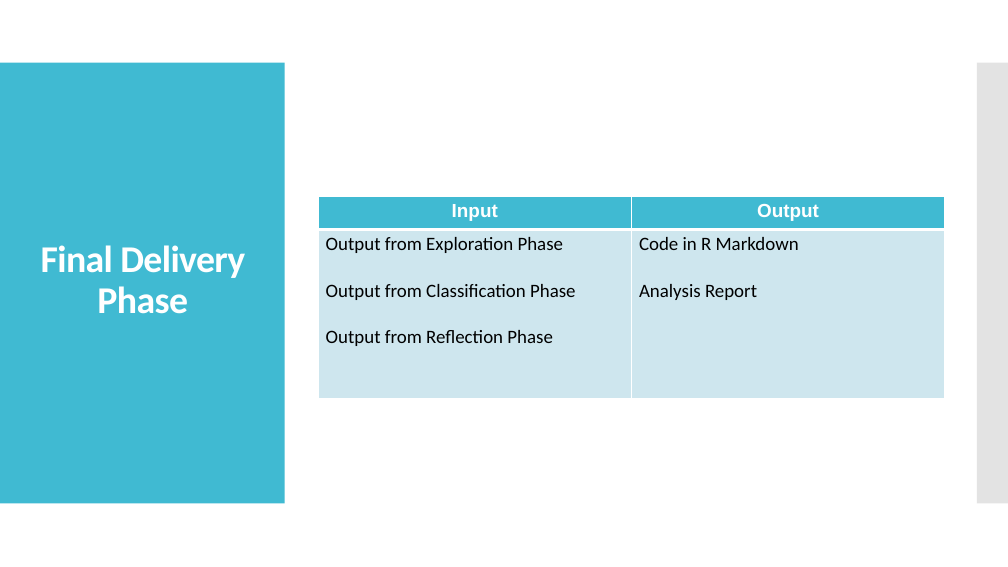
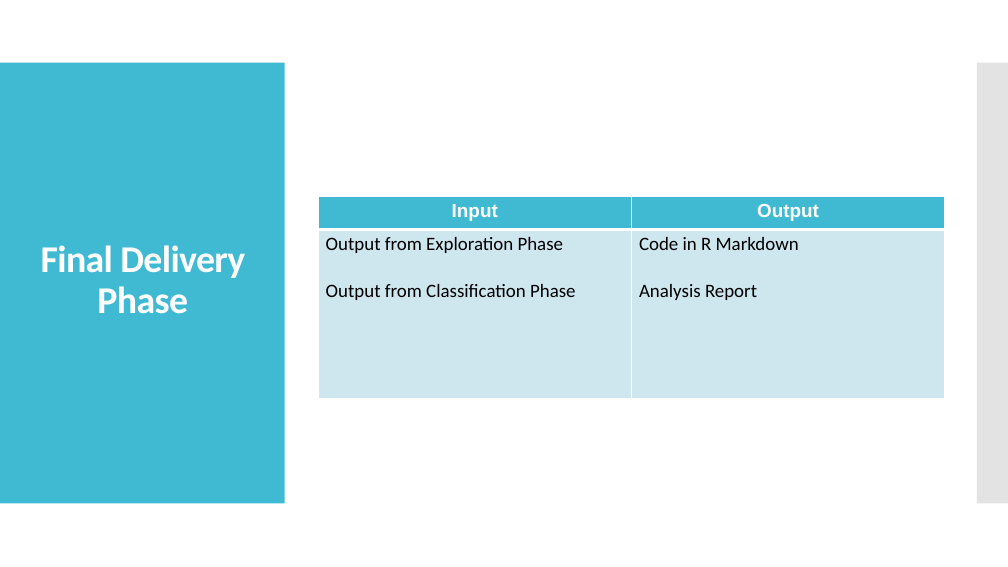
Before and after one commit to HarshitaJain0905/SMS_Spam_701, a slide deck: slide 12 of IFN701 PPT Week12.pptx (slide 14 before the commit). Drawn at 1008x567 pixels with LibreOffice and Linux fonts; fonts in the diff are those of the drawing. Boxes give left, top, right and bottom in pixels: in the first picture for what was removed or moved away, otherwise in the second. Text is boxed around its words. In the diff, an @@ line names an element or a change of style, - is before the commit and + after.

```diff
--- a/IFN701 PPT Week12.pptx
+++ b/IFN701 PPT Week12.pptx
@@ table at [318,197,944,395] @@
-row 2, column 1: Output from Exploration Phase / Output from Classification Phase / Output from Reflection Phase
+row 2, column 1: Output from Exploration Phase / Output from Classification Phase
```
Also in this commit, not shown: 14 other slides changed, 2 slides added, 4 slides removed.
